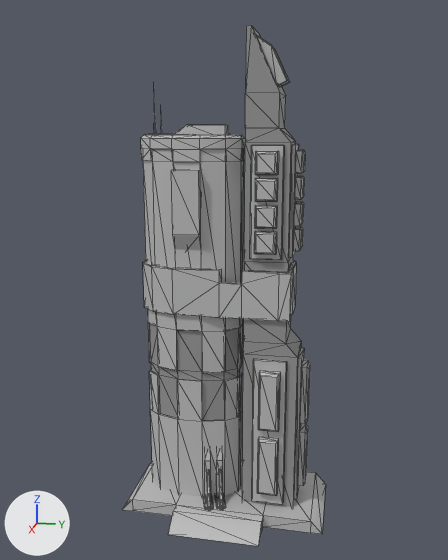
The FBX model NeonHell/ProjectNeon/Assets/Models/Buildings/building3.fbx, before and after one commit.
Rendered twice from a 50 mm lens placed at (43.0, 34.0, 27.6), pointed at (1.1, 25.6, 17.2). The axes (+X, +Y, +Z) are drawn at lower left. The lights are the same throughout. Mesh edges are drawn as thin lines. Where no turn or scale is listed for an object, it has been applied to the vertices. Vertices at the same position are counted once.

The older version as bpy lines, for what is in view:
```python
me_mesh = bpy.data.meshes.new('Mesh')
me_mesh.from_pydata(...)  # 898 vertices, 1494 faces; spans x -5.3..5.3, y -7.4..7.4, z -16.9..16.9
# faces by material slot: [116, 1378]
me_mesh.materials.append(mat_lambert2)  # grey #969696
me_mesh.materials.append(mat_lambert1)  # grey #bcbcbc
ob_building3 = bpy.data.objects.new('building3', me_mesh)
ob_building3.location = (1.16, 25.91, 16.84)
```
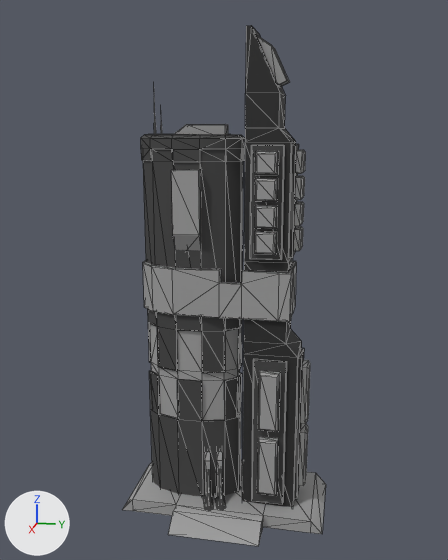
The newer file is also turned or shifted as a whole; pictures and numbers use the older file's frame.

Pixel boxes (x1, y1, x2, y2) of what changed, in the pictures (448 x 560 px):
part 1 of me_mesh, recoloured (grey to black): (243, 25, 302, 358) in both
part 2 of me_mesh, recoloured (grey to black): (242, 343, 302, 507) in both
part 3 of me_mesh, recoloured: (150, 324, 240, 421) in both
part 4 of me_mesh, recoloured (grey to black): (148, 323, 304, 504) in both
part 5 of me_mesh, recoloured (grey to black): (141, 134, 299, 332) in both
part 6 of me_mesh, recoloured: (122, 370, 326, 546) in both
part 7 of me_mesh, recoloured: (143, 35, 296, 322) in both

The edits, one by one:
Material 'buildingExtra3' (mat_buildingextra3) is new.
Its base color is (0.342, 0.342, 0.342) (grey #9e9e9e).
Its roughness is 0.749.
Material 'buildingExtra2' (mat_buildingextra2) is new.
Its base color is (0.0516, 0.0516, 0.0516) (black #404040).
Its roughness is 0.749.
Material 'buildingExtra' (mat_buildingextra) is new.
Its base color is (0.0193, 0.0193, 0.0193) (black #262626).
Its roughness is 0.749.
me_mesh has 898 vertices, 1494 faces and spans x -5.3..5.3, y -7.4..7.4, z -16.9..16.9.
me_mesh is used by ob_building3; location (1.16, 25.91, 16.84).
me_mesh part 1: 58 of the faces centred in x -1.6..1.8, y 1.5..4.9, z -4.1..16.9 switch from mat_lambert2 (grey #969696) to mat_buildingextra (black #262626).
me_mesh part 2: 8 of the faces centred in x -1.6..1.8, y 1.5..5.2, z -12.3..-8.4 switch from mat_lambert2 (grey #969696) to mat_buildingextra (black #262626).
me_mesh part 3: 48 of the faces centred in x -1.5..1.6, y -5.7..0.8, z -8.8..-4.0 switch from mat_lambert2 (grey #969696) to mat_buildingextra3 (grey #9e9e9e).
me_mesh part 4: 186 of the faces centred in x -1.9..2.0, y -5.8..5.4, z -16.3..-3.0 switch from mat_lambert1 (grey #bcbcbc) to mat_buildingextra2 (black #404040).
me_mesh part 5: 186 of the faces centred in x -1.8..2.0, y -5.9..4.6, z 0.9..10.4 switch from mat_lambert1 (grey #bcbcbc) to mat_buildingextra2 (black #404040).
me_mesh part 6: 484 of the faces centred in x -4.9..4.9, y -7.1..7.1, z -16.9..-5.4 switch from mat_lambert1 (grey #bcbcbc) to mat_buildingextra3 (grey #9e9e9e).
me_mesh part 7: 354 of the faces centred in x -2.3..2.5, y -6.0..4.6, z -1.8..16.3 switch from mat_lambert1 (grey #bcbcbc) to mat_buildingextra3 (grey #9e9e9e).
